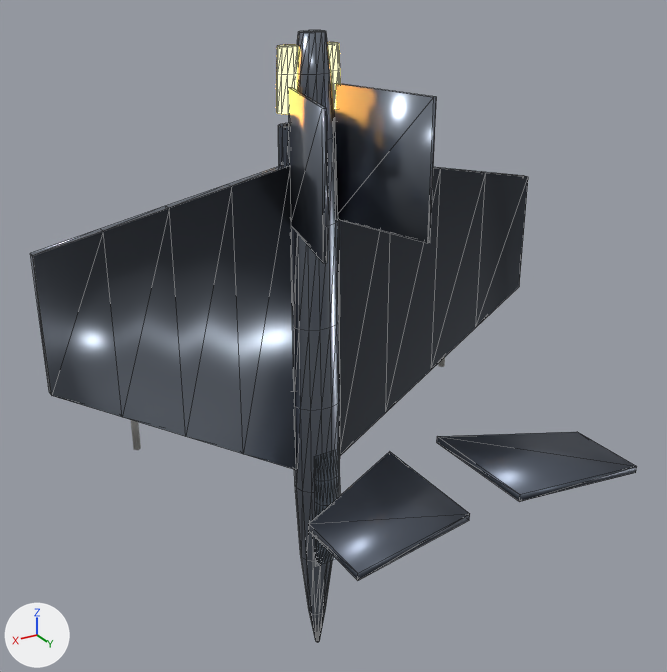
Before and after pictures for a commit that changed the glTF model public/models/fighter.glb.
Before and after are seen from a 50 mm lens placed at (7.37, 12.91, 7.1), pointed at (0.43, 1.35, 1.33). The lights are fixed; the arrows at lower left show +X, +Y and +Z. The first picture is the older version. Mesh edges are drawn as thin lines on the coarser meshes.

Objects in the first picture: 'Canopy', 'Fuselage', 'HStab', 'Intakes', 'Nozzles', 'VTail', 'Wings' and 1 more.
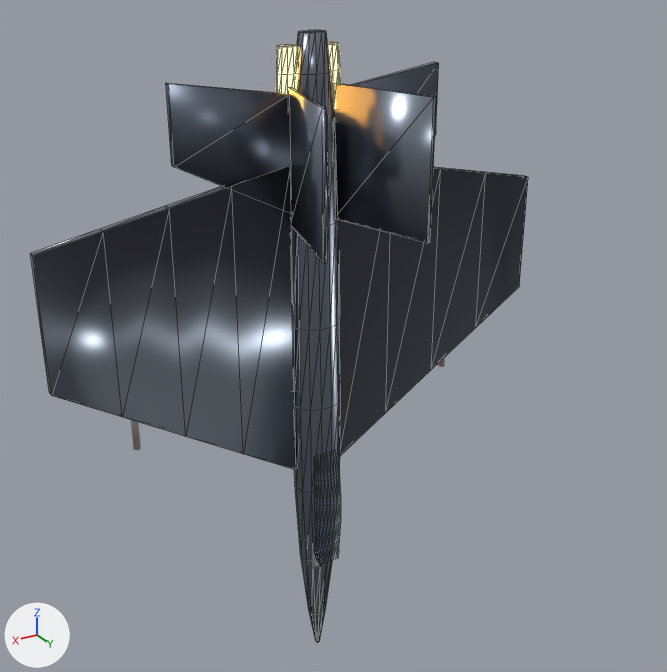
The edits, one by one:
me_hstab_m is used by ob_hstab; location (0.0, 0.0, 0.0).
me_hstab_m had 16 vertices, 24 faces and spanned x -2.4..2.4, y 3.0..5.2, z -0.05..0.05.
me_hstab_m now has 16 vertices, 24 faces and spans x -2.4..2.4, y -0.05..0.05, z 3.0..5.2.
Part 1, on me_hstab_m:
Vertex 0 of me_hstab_m moves from (-0.44, 3.0, -0.05) at pixel (436, 442) to (-0.44, -0.05, 3.0).
Vertex 1 of me_hstab_m moves from (-2.4, 4.0, -0.05) to (-2.4, -0.05, 4.0).
Vertex 2 of me_hstab_m moves from (-2.4, 5.2, -0.05) at pixel (635, 472) to (-2.4, -0.05, 5.2) at pixel (434, 61).
Vertex 3 of me_hstab_m moves from (-0.44, 4.9, -0.05) at pixel (519, 501) to (-0.44, -0.05, 4.9).
Vertex 4 of me_hstab_m moves from (-0.44, 3.0, 0.05) at pixel (437, 436) to (-0.44, 0.05, 3.0).
Vertex 5 of me_hstab_m moves from (-2.4, 4.0, 0.05) at pixel (577, 431) to (-2.4, 0.05, 4.0) at pixel (435, 134).
Vertex 6 of me_hstab_m moves from (-2.4, 5.2, 0.05) at pixel (636, 466) to (-2.4, 0.05, 5.2) at pixel (438, 62).
Vertex 7 of me_hstab_m moves from (-0.44, 4.9, 0.05) at pixel (520, 494) to (-0.44, 0.05, 4.9).
Vertex 8 of me_hstab_m moves from (0.44, 3.0, -0.05) to (0.44, -0.05, 3.0).
Vertex 9 of me_hstab_m moves from (2.4, 4.0, -0.05) at pixel (308, 530) to (2.4, -0.05, 4.0) at pixel (171, 165).
Vertex 10 of me_hstab_m moves from (2.4, 5.2, -0.05) at pixel (357, 580) to (2.4, -0.05, 5.2) at pixel (165, 82).
Vertex 11 of me_hstab_m moves from (0.44, 4.9, -0.05) at pixel (469, 520) to (0.44, -0.05, 4.9).
Vertex 12 of me_hstab_m moves from (0.44, 3.0, 0.05) at pixel (389, 451) to (0.44, 0.05, 3.0) at pixel (292, 214).
Vertex 13 of me_hstab_m moves from (2.4, 4.0, 0.05) at pixel (308, 523) to (2.4, 0.05, 4.0) at pixel (174, 167).
Vertex 14 of me_hstab_m moves from (2.4, 5.2, 0.05) at pixel (357, 573) to (2.4, 0.05, 5.2) at pixel (168, 83).
Vertex 15 of me_hstab_m moves from (0.44, 4.9, 0.05) at pixel (469, 513) to (0.44, 0.05, 4.9) at pixel (289, 94).

What differs and where, as boxes [x1, y1, x2, y2] in the pictures (667 x 672 px):
'HStab', reshaped
    before: [309, 432, 637, 580]
    after: [166, 62, 439, 188]
